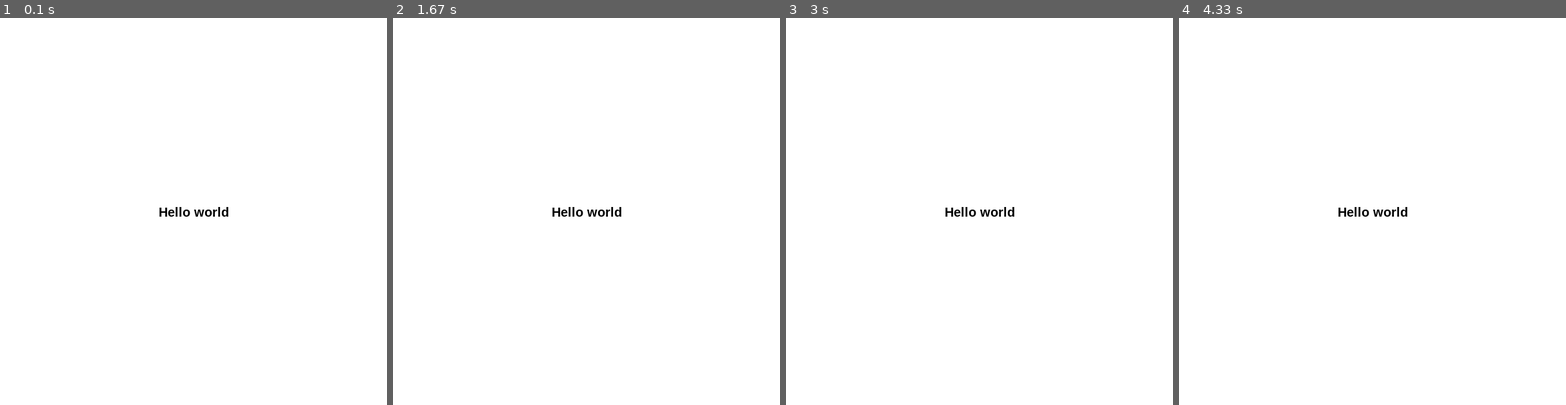
Above: before the commit, frames 1-4 (left to right).
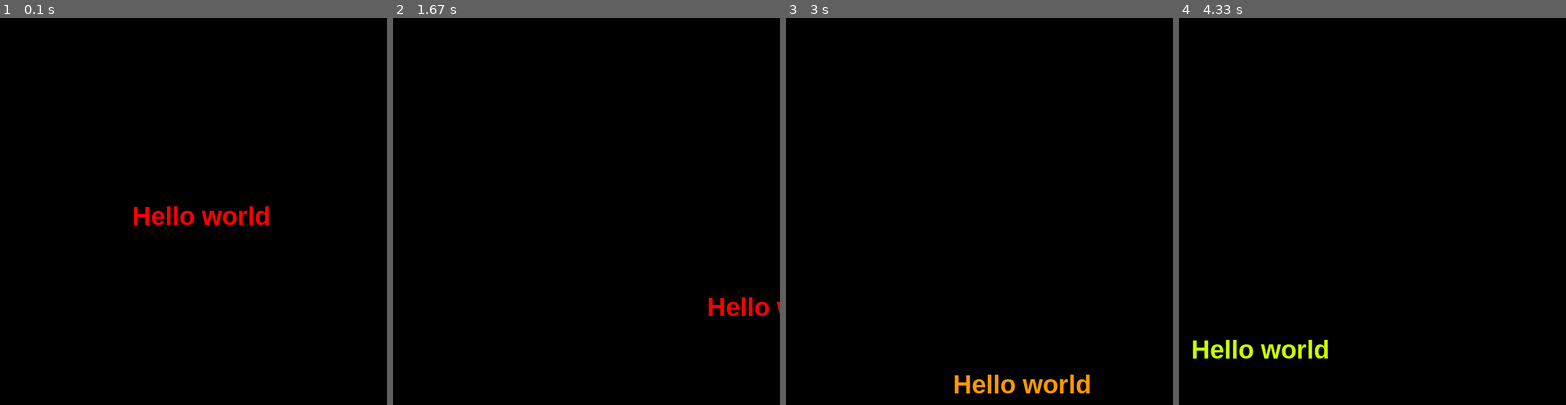
Above: after the commit, the same moments.

Repository: hsiang086/crc-static-exhibition
Game: pygame game, started from main.py
Two runs of this game, one before a commit and one after it. Both use one fixed random seed, a clock stepped at 60 frames per second and the inputs below.
Inputs:
- Up to frame 1 (0.1 s): no input
- Up to frame 2 (1.67 s): no input
- Up to frame 3 (3 s): no input
- Up to frame 4 (4.33 s): no input

The runs differ from the first frame. In frame 1, 100% of the frame differs, in the area x 0-100%, y 0-100%; in frame 2, 100%; in frame 3, 100%; in frame 4, 100%.

Commit message:
Update main.py

Diff:
--- a/main.py
+++ b/main.py
@@ -1,6 +1,7 @@
-import os
+import colorsys
 import pygame as pg
 
+hue = 1
 black = (0, 0, 0)
 white = (255, 255, 255)
 RES = W, H = 600, 600
@@ -8,28 +9,41 @@
 
 center_x = W//2
 center_y = H//2
-speed = 5
+speed = 3
 player = [center_x,center_y]
 
 pg.init()
 
 clock = pg.time.Clock()
 screen = pg.display.set_mode(RES)
-font = pg.font.SysFont("arial", 20, bold=True)
+font = pg.font.SysFont("arial", 40, bold=True)
+
+def hsv2rgb(h, s, v):
+    return tuple(round(i * 255) for i in colorsys.hsv_to_rgb(h, s, v))
 
 def text_display(char, x, y):
-    text = font.render(str(char), True, black)
+    text = font.render(str(char), True, hsv2rgb(hue, 1, 1))
     text_rect = text.get_rect(center=(x, y))
     screen.blit(text, text_rect)
 
+one_x = 1
+one_y = 0.5
 running = True
 while running:
     clock.tick(FPS)
     pg.display.set_caption("main")
-    screen.fill(white)
+    screen.fill(black)
 
     text_display("Hello world",player[0],player[1])
+    if player[0] >= W or player[0] <= 0:
+        one_x *= -1
+        hue += 0.1
+    if player[1] >= H or player[1] <= 0:
+        one_y *= -1
+        hue += 0.1
 
+    player[0] += speed*one_x
+    player[1] += speed*one_y
 
     pg.display.update()
     for event in pg.event.get():
